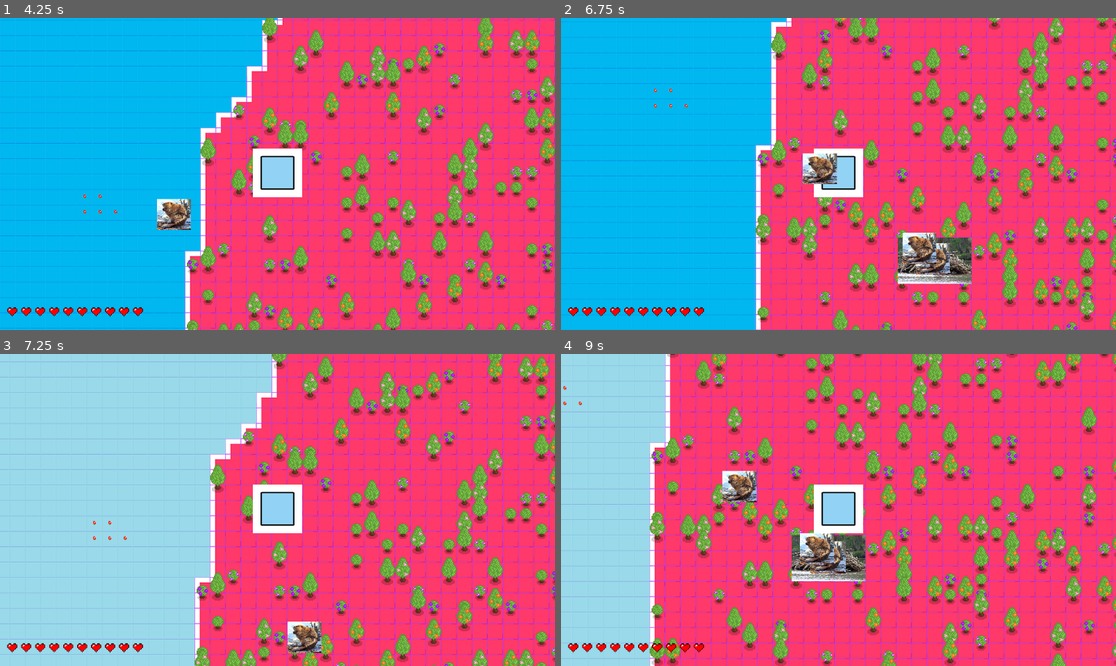
Above: before the commit, frames 1-4 (two rows, left to right).
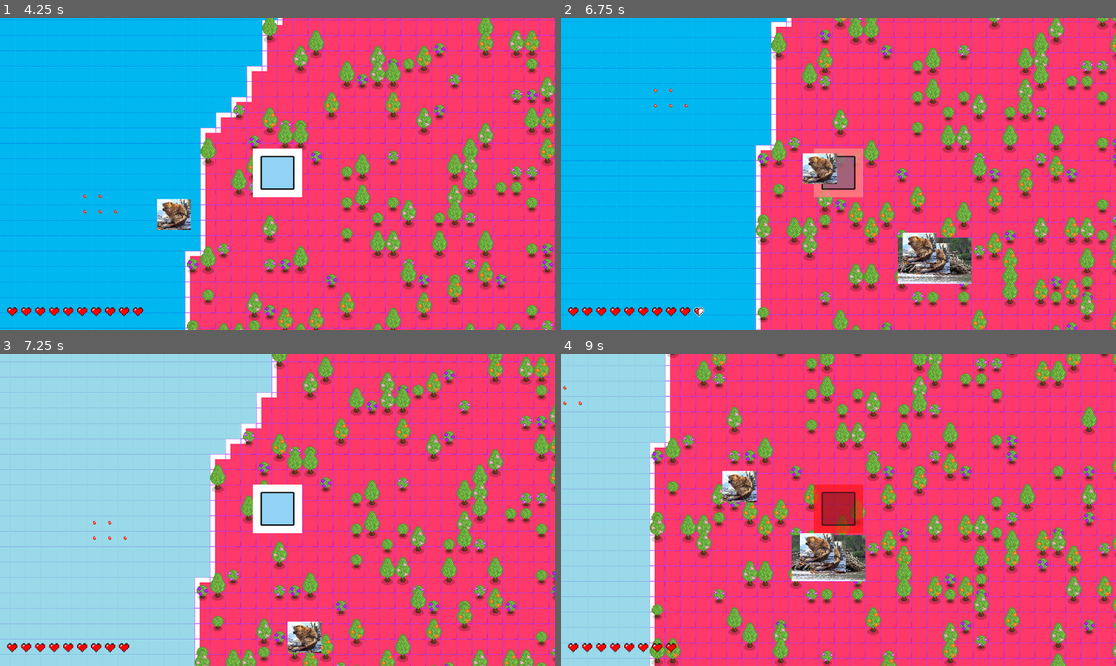
Above: after the commit, the same moments.

Repository: BigWing06/CS3-CapstoneProject
Game: Godot game, scene res://Viewport/Main.tscn
Same seed, same stepped clock (60 frames per second), same inputs: the game is played once before the commit and once after it.
Inputs:
- Up to frame 1 (4.25 s): hold D (move_right) 0.53-1.28 s; hold S (move_down) 1.28-2.03 s; hold D (move_right) 2.03-2.78 s; hold W (move_up) 2.78-3.53 s; hold A (move_left) from 3.53 s (still down)
- Up to frame 2 (6.75 s): release A (move_left) at 5.03 s; hold S (move_down) 5.03-5.78 s; hold D (move_right) 5.78-6.53 s; hold W (move_up) from 6.53 s (still down)
- Up to frame 3 (7.25 s): keep holding W (move_up)
- Up to frame 4 (9 s): release W (move_up) at 7.28 s; hold D (move_right) 7.28-8.03 s; hold S (move_down) 8.03-8.78 s; hold A (move_left) from 8.78 s (still down)

Frame 1 is identical in both runs. In frame 2, 1.0% of the frame differs, in the area x 23-55%, y 41-96%; in frame 3, less than 0.1%; in frame 4, 1.5%, in the area x 21-55%, y 41-96%.
Error before the commit: Invalid access to property or key '{ "claw": 0.7, "laserEye": 0.3 }' on a base object of type 'Dictionary'. (res://Enemy/Enemy.gd:75)

Commit message:
Added weighted attacks

Diff:
--- a/Enemy/Attacks/RangedObject.tscn
+++ b/Enemy/Attacks/RangedObject.tscn
@@ -3,7 +3,7 @@
 [ext_resource type="Script" path="res://Enemy/Attacks/ranged_object.gd" id="1_3dbaj"]
 
 [sub_resource type="RectangleShape2D" id="RectangleShape2D_6lyeq"]
-size = Vector2(22, 7)
+size = Vector2(50, 50)
 
 [node name="RangedObject" type="Area2D"]
 collision_layer = 16
@@ -11,7 +11,6 @@
 script = ExtResource("1_3dbaj")
 
 [node name="CollisionShape2D" type="CollisionShape2D" parent="."]
-position = Vector2(11, 3.5)
 shape = SubResource("RectangleShape2D_6lyeq")
 
 [node name="ColorRect" type="ColorRect" parent="."]
@@ -20,6 +19,9 @@
 
 [node name="TimeOut" type="Timer" parent="."]
 
+[node name="Sprite2D" type="Sprite2D" parent="."]
+visible = false
+
 [connection signal="area_entered" from="." to="." method="_on_area_entered"]
 [connection signal="body_entered" from="." to="." method="_on_body_entered"]
 [connection signal="timeout" from="TimeOut" to="." method="_on_time_out_timeout"]
--- a/Enemy/Attacks/attacks.json
+++ b/Enemy/Attacks/attacks.json
@@ -5,7 +5,9 @@
 		"speed":300,
 		"damage":1,
 		"lifetime":1,
-		"radius":100
+		"radius":100,
+		"projectileSprite":"res://Player/FullHeart.png",
+		"projectileSize":[25,15]
 	},
 	"claw":{
 		"type":"melee",
--- a/Enemy/Attacks/ranged_object.gd
+++ b/Enemy/Attacks/ranged_object.gd
@@ -22,6 +22,9 @@
 	_speed=_x
 func setLifetime(_x:float):
 	_timeOut = _x
+func setSprite(_texture:String,_collisionSize:Vector2):
+	$Sprite2D.texture=load(_texture)
+	$CollisionShape2D.shape.size = _collisionSize
 func setDamage(_x:float):
 	_damage = _x
 func _on_time_out_timeout() -> void:
--- a/Enemy/Enemy.gd
+++ b/Enemy/Enemy.gd
@@ -1,24 +1,28 @@
 extends CharacterBody2D
 
-var _enemyData = {}
-var _speed
-var _movementType
+var _enemyData = {} # All JSON data on the enemy types
+var _enemyType # The type of enemy
+var _speed # The speed at which the enemy moves
+var _movementType # The type of movment the enemy has
 var _target = Vector2(0, 0)
 var _startingHealth
 var _hybrid = false
 var _player
-@onready var _raycast = $AttackRaycast
-@export var _PROJECTILE_SPAWN_RADIUS = 5
-@onready var _rangedObject = preload("res://Enemy/Attacks/RangedObject.tscn")
+
+# Loads in the enemy types #
 var _resourceJSONPath = "res://Enemy/enemyTypes.json"
 var _resourceJSONText = FileAccess.get_file_as_string(_resourceJSONPath)
 var _resouceJSON = JSON.parse_string(_resourceJSONText)
-var _attackData
-var _nearPlayer = false
-var _enemyType
+
+@onready var _raycast = $AttackRaycast # The raycast object uses to find the fasest path to the player
+@onready var _rangedObject = preload("res://Enemy/Attacks/RangedObject.tscn") # The ranged object scene
+var _queuedAttack # The next attack to be used
+var _nearPlayer = false # If the player is within the attack radius
+
 func _ready():
 	_enemyData = _resouceJSON
 	_update("polar_bear") #choose animal from json file
+	_loadNextAttack() # Loads in the first attack
 
 func _physics_process(delta):
 	#changes target and specifies hybrid
@@ -46,34 +50,37 @@
 func _on_area_2d_body_exited(body: Node2D) -> void:
 	if _hybrid:
 		_movementType = "baseFocused"
-func _attack():
 
-	_raycast.target_position = to_local(global.player.position)
-	if _attackData["type"] == "ranged":
+
+func _attack(_attackData): # The function to attack
+	$AttackCooldown.wait_time = _attackData["cooldown"] # Sets the cooldown timer
+	$AttackCooldown.start() # Starts the cooldown timer
+	_raycast.target_position = to_local(global.player.position) # Points the raycast towards the player
+	if _attackData["type"] == "ranged": # If a ranged attack set up and adopt a projectile instance
 		var projectile = _rangedObject.instantiate()
 		projectile.setDirection((_raycast.target_position).normalized())
 		projectile.setSpeed(_attackData["speed"])
 		projectile.setLifetime(_attackData["lifetime"])
 		projectile.setDamage(_attackData["damage"])
+		projectile.setSprite(_attackData["projectileSprite"],Vector2(_attackData["projectileSize"][0],_attackData["projectileSize"][1]))
 		add_child(projectile)
-	elif _attackData["type"] == "melee":
+	elif _attackData["type"] == "melee": # If a melee attack, cause the player a set amount of damage
 		global.player.damage(_attackData["damage"])
+	_loadNextAttack() # Preloads in the next attack
 
+func _loadNextAttack(): # Prepared the next attacks values
+	_queuedAttack = global.attackTypes[utils.randWeightedFromDict(_enemyType["attacks"])] # Randomly chooses a weigted attack
+	$AttackRadius/CollisionShape2D.shape.radius = _queuedAttack["radius"] # Sets the attack reach ranges
 
-func _on_attack_cooldown_timeout() -> void:
-	if _nearPlayer:
-		_attack()
-
-func _on_attack_radius_body_entered(body: Node2D) -> void:
+func _on_attack_radius_body_entered(body: Node2D) -> void: # When the player enteres the attack area, cause an attack
 	_nearPlayer = true
 	if $AttackCooldown.is_stopped():
-		_getRandomAttack()
-		$AttackCooldown.wait_time = _attackData["cooldown"]
-		$AttackCooldown.start()
-		_attack()
-func _getRandomAttack():
-	_attackData = global.attackTypes[_enemyType["attacks"]]
-	$AttackRadius/CollisionShape2D.shape.radius = _attackData["radius"]
+		_attack(_queuedAttack)
 
-func _on_attack_radius_body_exited(body: Node2D) -> void:
+func _on_attack_radius_body_exited(body: Node2D) -> void: # If the player leaves the area, then set the _nearPlayer variable
 	_nearPlayer = false
+
+func _on_attack_cooldown_timeout() -> void: # When the attack has cooled down check to see if near player, and then attack again
+	if _nearPlayer:
+		_loadNextAttack()
+		_attack(_queuedAttack)
--- a/Enemy/enemyTypes.json
+++ b/Enemy/enemyTypes.json
@@ -13,7 +13,7 @@
 		"health":220,
 		"speed":60,
 		"drops":"beaver cola",
-		"attacks":{"claw":0.7,"laserEye":0.3}
+		"attacks":{"claw":2,"laserEye":3}
 	},
 
 	"wolf": {
--- a/Player/Player.gd
+++ b/Player/Player.gd
@@ -49,6 +49,7 @@
 
 func getHealth() -> int:
 	return _health
+
 func _on_chunk_changed() -> void: #Run when the player enters a new chunk
 	global.world.get_node("TileMaps").playerRenderNeighborChunks(getCurrentChunk())
 
--- a/globals/utils.gd
+++ b/globals/utils.gd
@@ -1 +1,8 @@
 extends Node
+
+func randWeightedFromDict(_dict: Dictionary): # Takes in a dictionary (formatted "key": weight) and returns a random key using the weighting provided
+	var _weightedList = []
+	for key in _dict.keys():
+		for i in range(int(_dict[key])):
+			_weightedList.append(key)
+	return _weightedList.pick_random()
--- a/project.godot
+++ b/project.godot
@@ -18,6 +18,7 @@
 [autoload]
 
 global="*res://globals/globals.gd"
+utils="*res://globals/utils.gd"
 
 [input]
 
Not shown, added: Viewport/Mai174E.tmp
Not shown, added: Viewport/Mai96DA.tmp
Not shown, added: Viewport/MaiAE89.tmp
